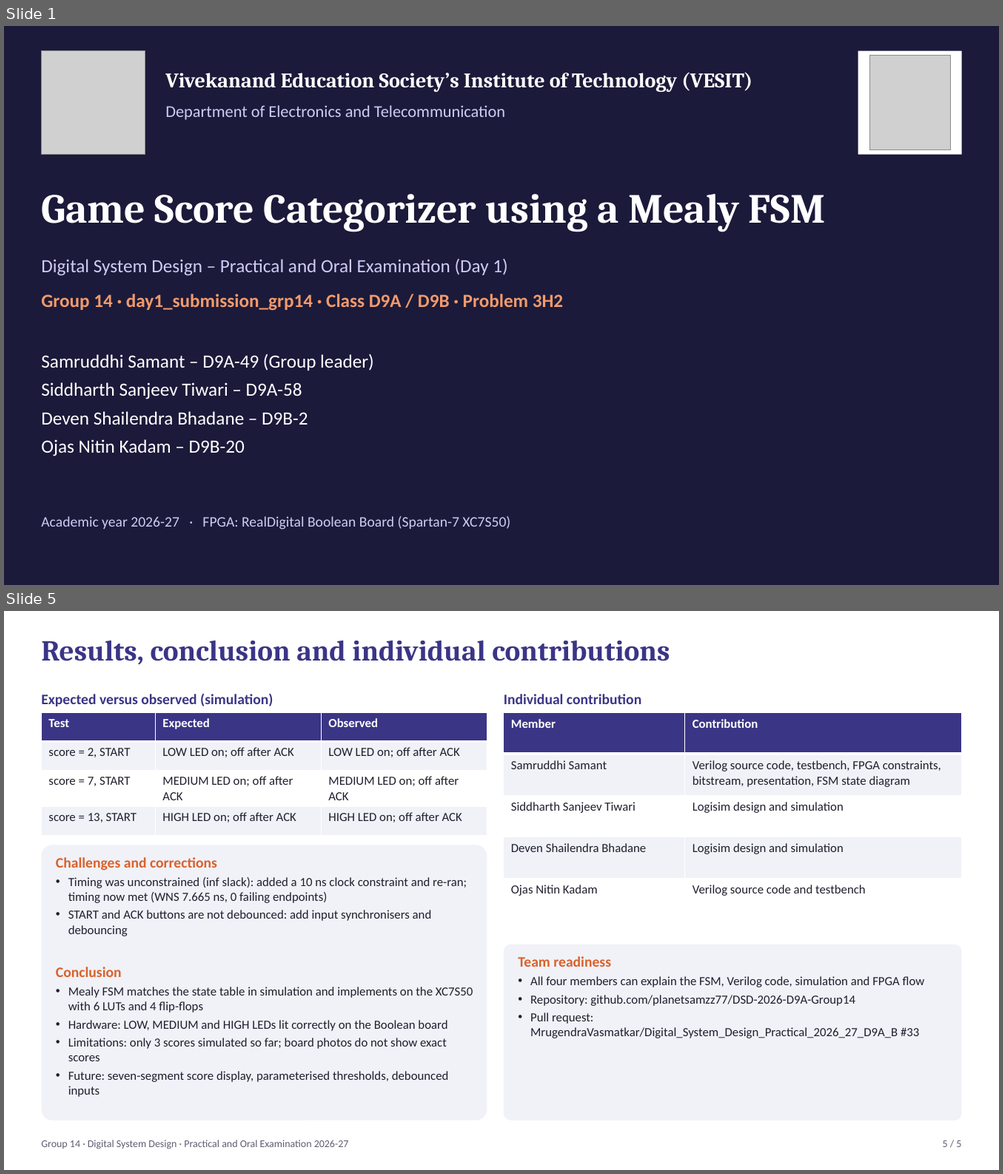
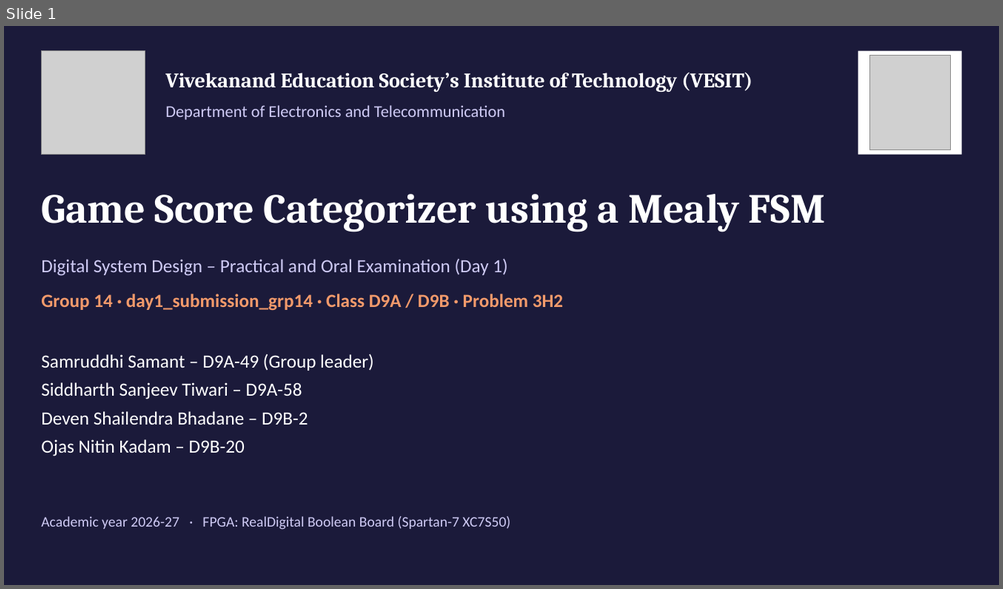
Before and after one commit to MrugendraVasmatkar/Digital_System_Design_Practical_2026_27_D9A_B, a slide deck: Group_Submissions/day1_submission_grp14/06_Presentation/Group14_DSD_Presentation.pptx. Shown one above the other, each under a label of ours: slides 1 and 5 before the commit, slide 1 after it; the slides between them are not shown. The pictures are 1003x1174 and 1003x589 pixels, drawn with LibreOffice and Linux fonts; fonts in the diff are those of the drawing; grey boxes stand for pictures. Boxes give left, top, right and bottom in pixels: in the first picture for what was removed or moved away, otherwise in the second. Text is boxed around its words. In the diff, an @@ line names an element or a change of style, - is before the commit and + after.

```diff
--- a/Group_Submissions/day1_submission_grp14/06_Presentation/Group14_DSD_Presentation.pptx
+++ b/Group_Submissions/day1_submission_grp14/06_Presentation/Group14_DSD_Presentation.pptx
@@ slide 5 removed at [4, 611, 999, 1170], background #FFFFFF @@
@@ text removed at [41, 640, 669, 665] @@
-Results, conclusion and individual contributions
@@ text removed at [41, 693, 273, 706] @@
-Expected versus observed (simulation)
@@ text removed at [504, 694, 641, 704] @@
-Individual contribution
@@ table removed at [41, 712, 486, 829], 4 rows, 3 columns @@
-Test | Expected | Observed
-score = 2, START | LOW LED on; off after ACK | LOW LED on; off after ACK
-score = 7, START | MEDIUM LED on; off after ACK | MEDIUM LED on; off after ACK
-score = 13, START | HIGH LED on; off after ACK | HIGH LED on; off after ACK
@@ table removed at [504, 712, 962, 920], 5 rows, 2 columns @@
-Member | Contribution
-Samruddhi Samant | Verilog source code, testbench, FPGA constraints, bitstream, presentation, FSM state diagram
-Siddharth Sanjeev Tiwari | Logisim design and simulation
-Deven Shailendra Bhadane | Logisim design and simulation
-Ojas Nitin Kadam | Verilog source code and testbench
@@ rounded rectangle removed at [41, 846, 486, 1121] @@
@@ text removed at [56, 857, 217, 871] @@
-Challenges and corrections
@@ text removed at [68, 877, 466, 937] @@
-• Timing was unconstrained (inf slack): added a 10 ns clock constraint and re-ran; timing now met (WNS 7.665 ns, 0 failing endpoints)
-• START and ACK buttons are not debounced: add input synchronisers and debouncing
@@ rounded rectangle removed at [504, 945, 962, 1121] @@
@@ text removed at [518, 957, 611, 967] @@
-Team readiness
@@ text removed at [56, 967, 122, 977] @@
-Conclusion
@@ text removed at [68, 987, 472, 1097] @@
-• Mealy FSM matches the state table in simulation and implements on the XC7S50 with 6 LUTs and 4 flip-flops
-• Hardware: LOW, MEDIUM and HIGH LEDs lit correctly on the Boolean board
-• Limitations: only 3 scores simulated so far; board photos do not show exact scores
-• Future: seven-segment score display, parameterised thresholds, debounced inputs
@@ text removed at [530, 977, 925, 1039] @@
-• All four members can explain the FSM, Verilog code, simulation and FPGA flow
-• Repository: github.com/planetsamzz77/DSD-2026-D9A-Group14
-• Pull request: MrugendraVasmatkar/Digital_System_Design_Practical_2026_27_D9A_B #33
@@ text removed at [41, 1140, 349, 1150] @@
-Group 14 · Digital System Design · Practical and Oral Examination 2026-27
@@ text removed at [942, 1141, 961, 1147] @@
-5 / 5
```
Also in this commit, not shown: 2 slides added, 3 other slides removed, 3 other files.
